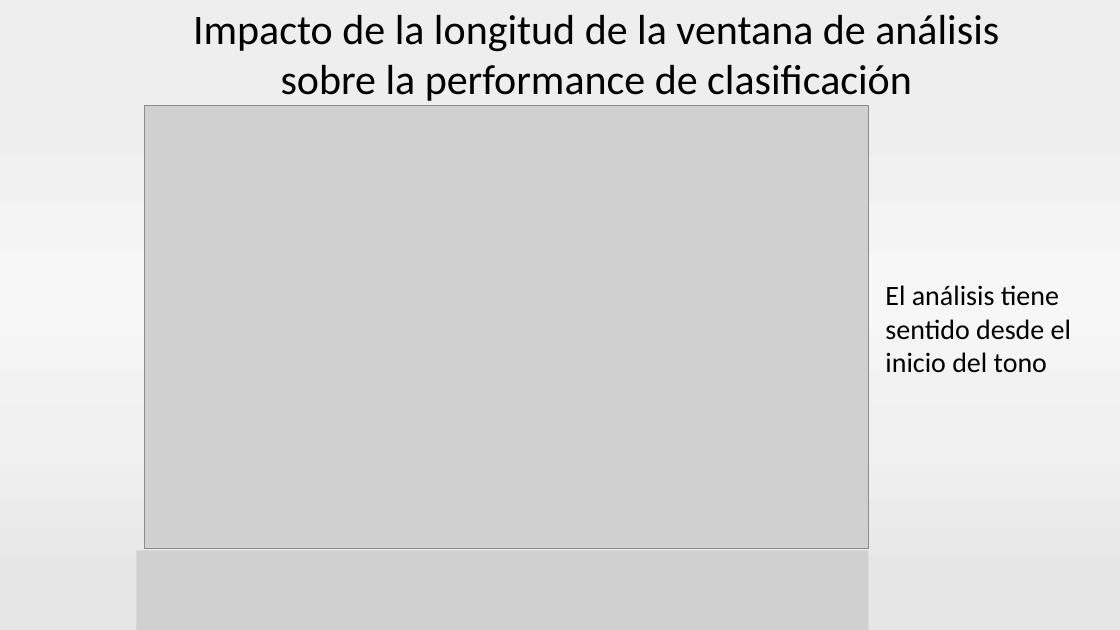
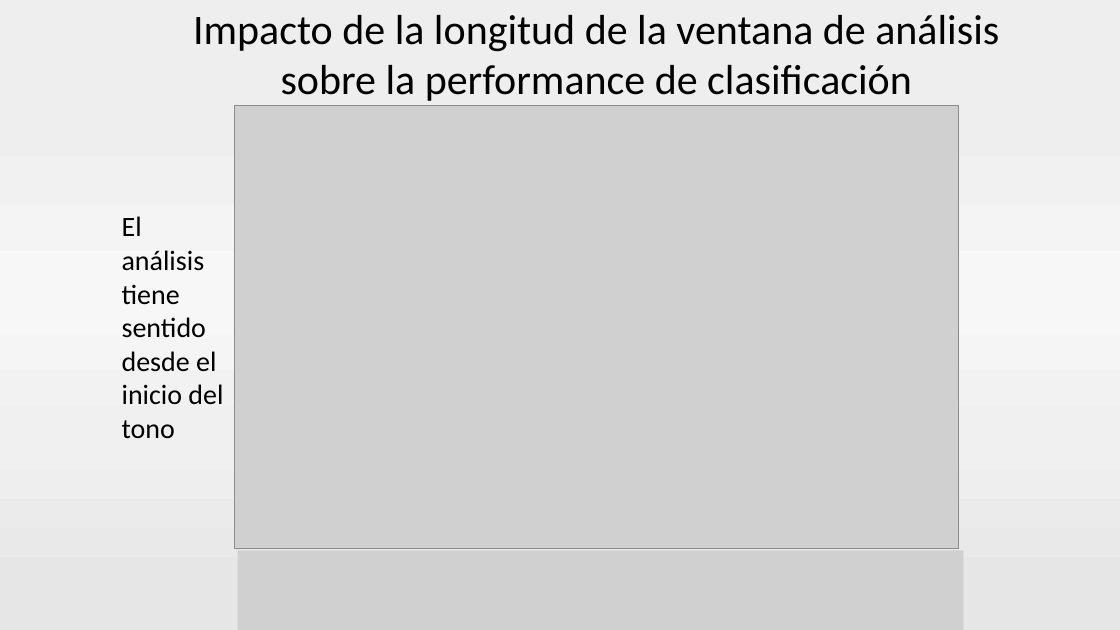
Before and after one commit to neozero86/tesis-megea, a slide deck: slide 57 of Presentacion/PresentacionTesis v2.pptx. Drawn at 1120x630 pixels with LibreOffice and Linux fonts; fonts in the diff are those of the drawing; grey boxes stand for pictures; background and template pictures are left out. Boxes give left, top, right and bottom in pixels: in the first picture for what was removed or moved away, otherwise in the second. Text is boxed around its words. In the diff, an @@ line names an element or a change of style, - is before the commit and + after.

```diff
--- a/Presentacion/PresentacionTesis v2.pptx
+++ b/Presentacion/PresentacionTesis v2.pptx
@@ text "El análisis tiene sentido desde ..." rewrapped from (885, 285, 1071, 373) to (122, 216, 223, 439) @@
@@ picture: place and size @@
-picture at (145, 105, 868, 549)
+picture at (234, 105, 958, 549)
@@ picture: place and size @@
-picture at (136, 550, 869, 630)
+picture at (238, 550, 964, 630)
```
Also in this commit, not shown: 20 other slides changed.
